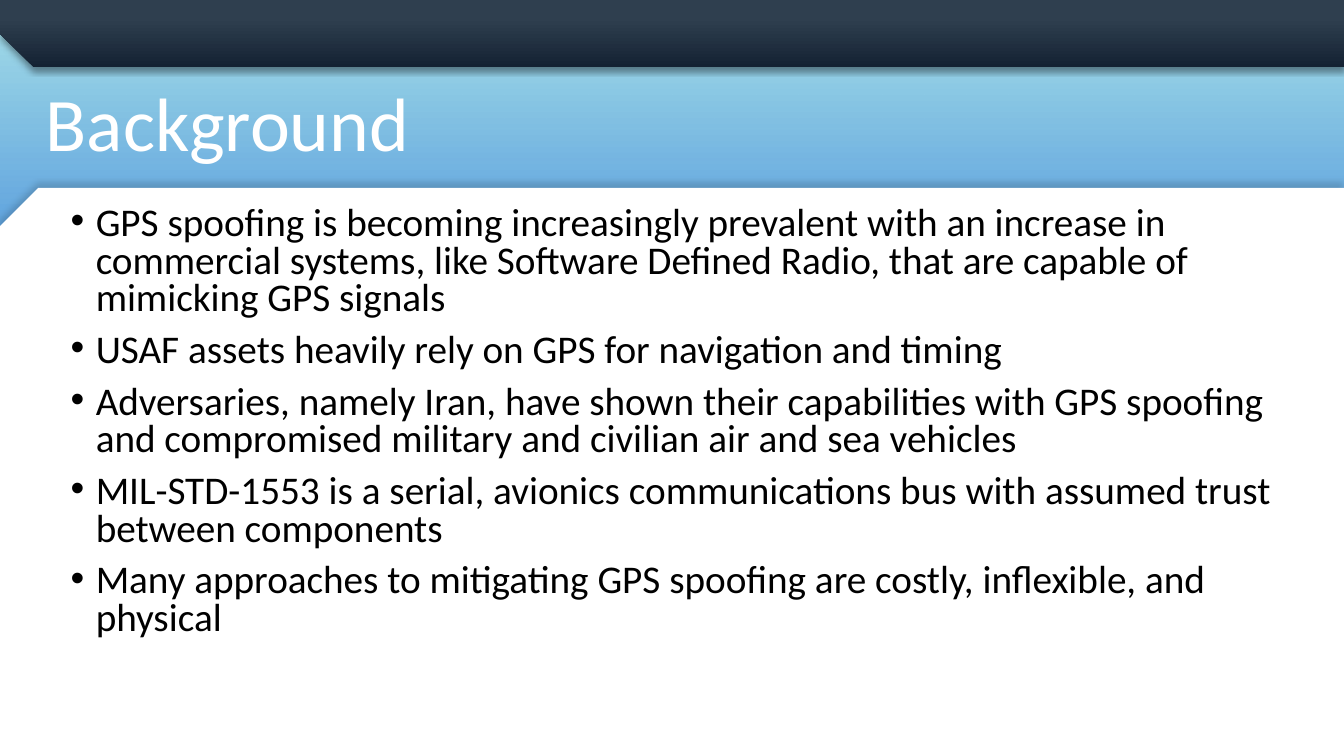
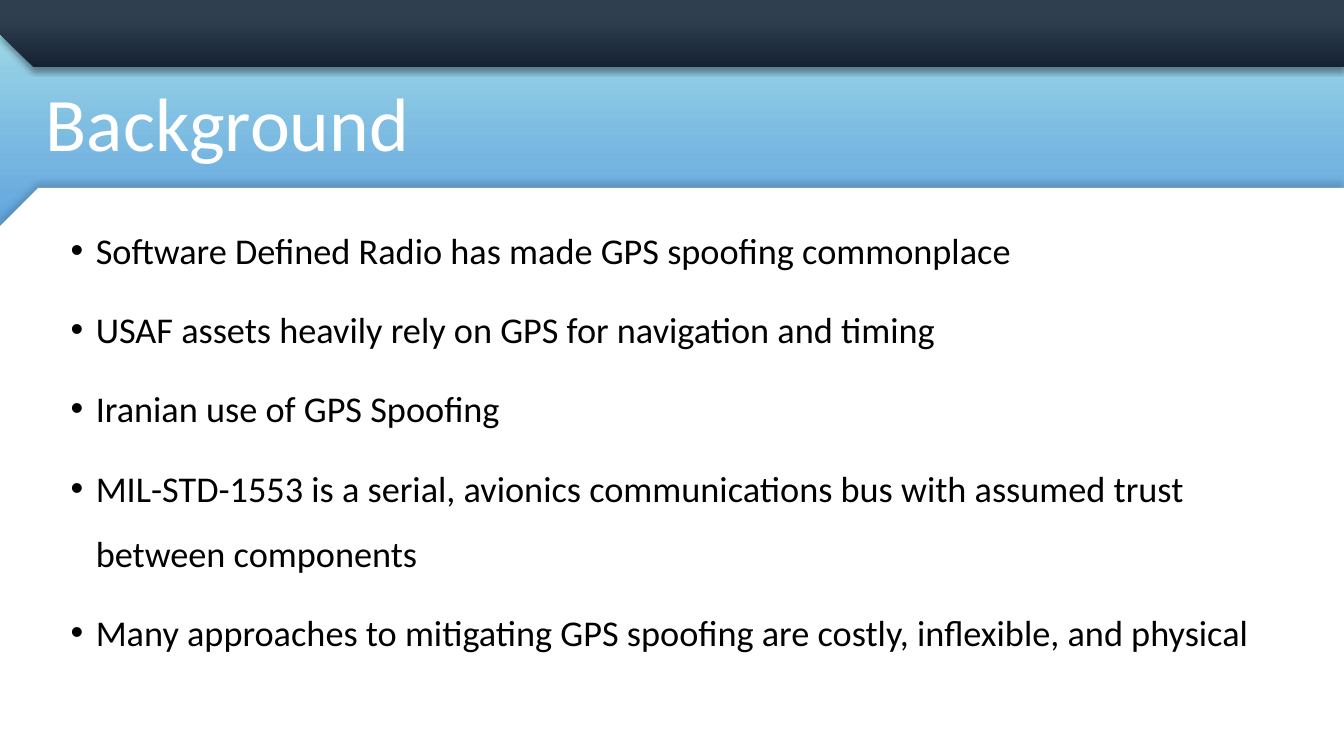
Before and after one commit to mdemore2/CSCE623, a slide deck: slide 3 of Project/Demore_CSCE623Proj.pptx. Drawn at 1344x756 pixels with LibreOffice and Linux fonts; fonts in the diff are those of the drawing; background and template pictures are left out. Boxes give left, top, right and bottom in pixels: in the first picture for what was removed or moved away, otherwise in the second. Text is boxed around its words. In the diff, an @@ line names an element or a change of style, - is before the commit and + after.

Commit message:
o done with ppt

```diff
--- a/Project/Demore_CSCE623Proj.pptx
+++ b/Project/Demore_CSCE623Proj.pptx
@@ text at <box>96,238,1010,271</box>: text changed; size 28 to 25.9 pt @@
-• GPS spoofing is becoming increasingly prevalent with an increase in commercial systems, like Software Defined Radio, that are capable of mimicking GPS signals
+• Software Defined Radio has made GPS spoofing commonplace
@@ text at <box>96,317,1248,653</box>: size 28 to 25.9 pt in "USAF assets heavily rely on GPS for ...", "MIL-STD-1553 is a serial, avionics communications bus ...", "Many approaches to mitigating GPS spoofing are ..."; line spacing 0.8 to 1.5 @@
@@ text at <box>96,397,499,429</box>: text changed; size 28 to 25.9 pt @@
-• Adversaries, namely Iran, have shown their capabilities with GPS spoofing and compromised military and civilian air and sea vehicles
+• Iranian use of GPS Spoofing
```
Also in this commit, not shown: 2 other slides changed, 5 slides added, 1 slide removed, 1 other file.
